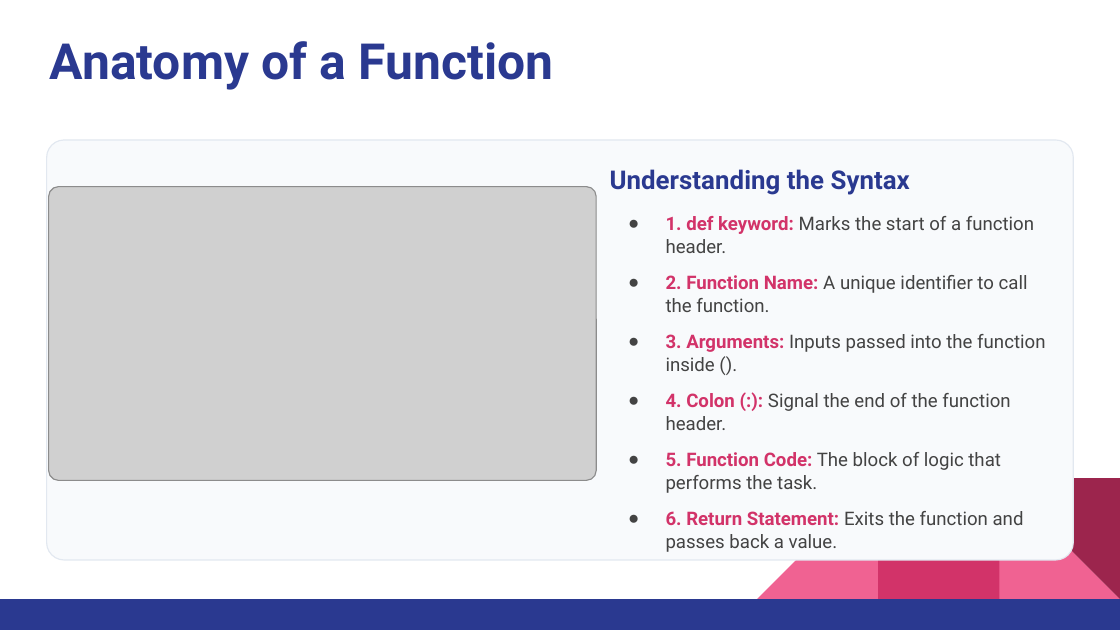
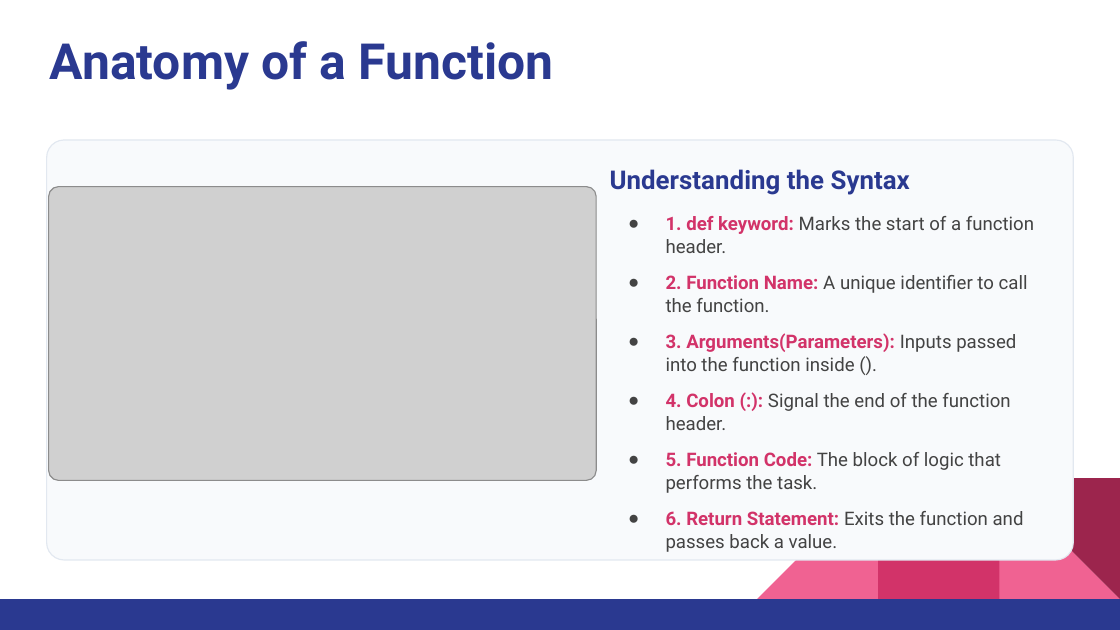
Before and after one commit to wg-training/wg-python-for-data-science-fundamental, a slide deck: slide 3 of slides/09 - Functions.pptx. Drawn at 1120x630 pixels with LibreOffice and Linux fonts; fonts in the diff are those of the drawing; grey boxes stand for pictures. Boxes give left, top, right and bottom in pixels: in the first picture for what was removed or moved away, otherwise in the second. Text is boxed around its words. In the diff, an @@ line names an element or a change of style, - is before the commit and + after.

```diff
--- a/slides/09 - Functions.pptx
+++ b/slides/09 - Functions.pptx
@@ text at (666, 333, 1016, 371): text changed @@
-● 3. Arguments: Inputs passed into the function inside ().
+● 3. Arguments(Parameters): Inputs passed into the function inside ().
```
Also in this commit, not shown: 11 other slides changed, 3 slides added, 3 slides removed, 3 other files.
